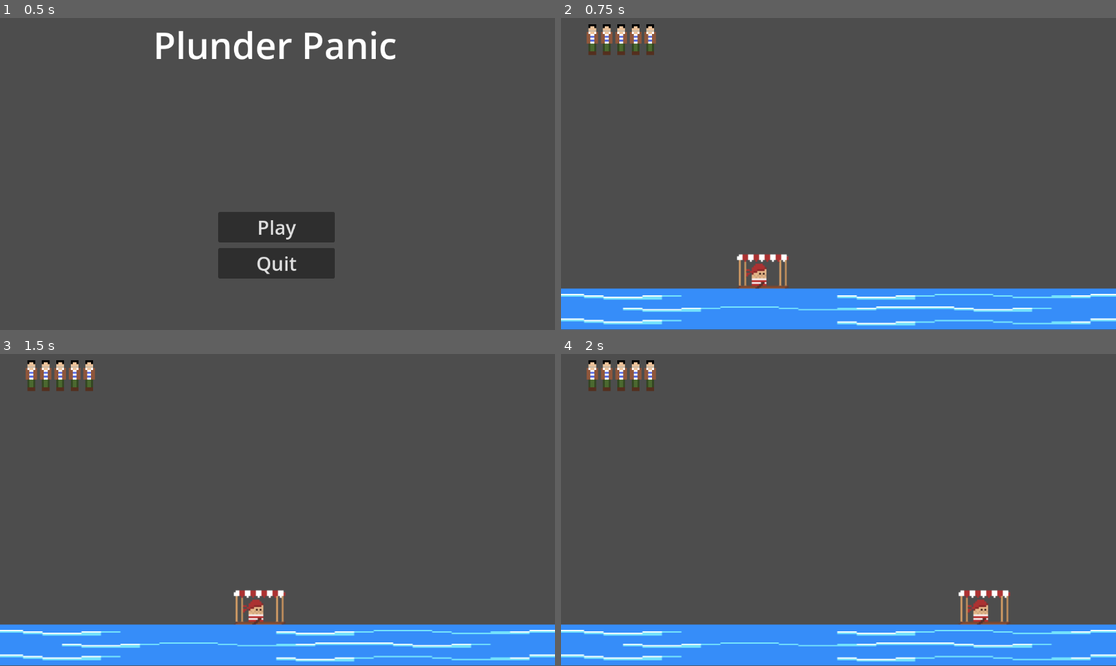
Above: before the commit, frames 1-4 (two rows, left to right).
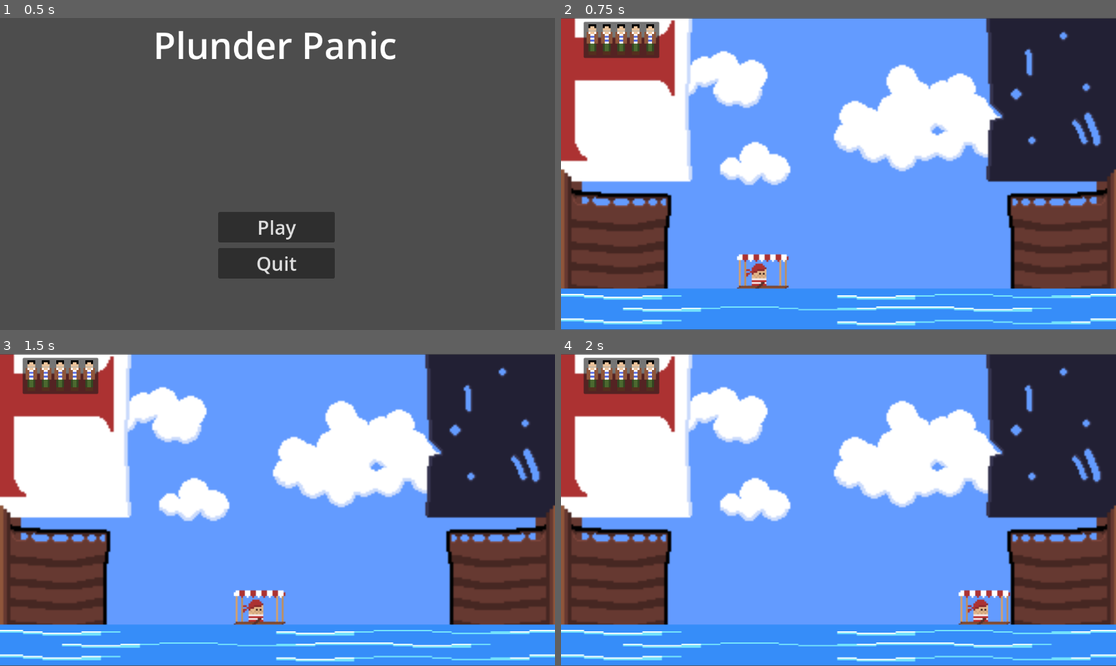
Above: after the commit, the same moments.

Repository: Snowb0lt/Plunder-Panic
Game: Godot game, scene res://main_menu.tscn
Two runs of this game, one before a commit and one after it. Both use one fixed random seed, a clock stepped at 60 frames per second and the inputs below.
Inputs:
- Up to frame 1 (0.5 s): no input
- Up to frame 2 (0.75 s): click "Play" at 0.5 s
- Up to frame 3 (1.5 s): tap Enter at 1.25 s; hold D (moveRight) from 1.28 s (still down)
- Up to frame 4 (2 s): keep holding D (moveRight); tap Shift (Accel) at 1.52 s

Frame 1 is identical in both runs. In frame 2, 85% of the frame differs, in the area x 0-100%, y 0-87%; in frame 3, 85%; in frame 4, 85%.

Commit message:
Allowed to toggle music

Diff:
--- a/Game.tscn
+++ b/Game.tscn
@@ -1,8 +1,9 @@
-[gd_scene load_steps=17 format=3 uid="uid://on88s5s78yx3"]
+[gd_scene load_steps=18 format=3 uid="uid://on88s5s78yx3"]
 
 [ext_resource type="Script" path="res://Scripts/GameManager.gd" id="1_75dx8"]
 [ext_resource type="PackedScene" uid="uid://dmngx160pmrk8" path="res://Player.tscn" id="1_elwaj"]
 [ext_resource type="Texture2D" uid="uid://b8f3ouc6ifpmw" path="res://Assets/water_texture__8_bit__by_trarian_dezbqgu.png" id="2_7fln5"]
+[ext_resource type="Texture2D" uid="uid://gbh6gc8aj4h4" path="res://Assets/Background.png" id="2_chkg2"]
 [ext_resource type="Script" path="res://Scripts/Water.gd" id="3_qtoy8"]
 [ext_resource type="PackedScene" uid="uid://cn2svdl6q647v" path="res://crew_sprite.tscn" id="5_l8cp4"]
 [ext_resource type="Script" path="res://Scripts/SpawnerManager.gd" id="5_vwgxj"]
@@ -30,6 +31,12 @@
 [node name="Game" type="Node2D"]
 script = ExtResource("1_75dx8")
 
+[node name="Background" type="Sprite2D" parent="."]
+visibility_layer = 2
+position = Vector2(577.607, 321.75)
+scale = Vector2(3.63371, 3.55833)
+texture = ExtResource("2_chkg2")
+
 [node name="Player" parent="." instance=ExtResource("1_elwaj")]
 position = Vector2(365, 450)
 
@@ -83,13 +90,19 @@
 
 [node name="GameOverUI" type="Node2D" parent="UI"]
 visible = false
-position = Vector2(501, 72)
+position = Vector2(468, 72)
+
+[node name="Panel" type="Panel" parent="UI/GameOverUI"]
+offset_left = -265.0
+offset_top = 1.0
+offset_right = 464.0
+offset_bottom = 410.0
 
 [node name="Game Over" type="Label" parent="UI/GameOverUI"]
-offset_left = -99.0
-offset_top = -13.0
-offset_right = 116.0
-offset_bottom = 60.0
+offset_left = -20.0
+offset_top = 4.0
+offset_right = 195.0
+offset_bottom = 59.0
 theme_override_font_sizes/font_size = 40
 text = "Game Over"
 horizontal_alignment = 1
@@ -100,33 +113,40 @@
 offset_top = 81.0
 offset_right = 440.0
 offset_bottom = 310.0
-theme_override_font_sizes/font_size = 40
+theme_override_font_sizes/font_size = 35
 text = "Total Score in Loot:
 Total Chests Plundered:
 Members of the Nobility Kidnapped:
 Supplies Transfered:"
+horizontal_alignment = 1
 vertical_alignment = 1
 
 [node name="Restart" type="Button" parent="UI/GameOverUI"]
-offset_left = -185.0
-offset_top = 332.0
-offset_right = -7.0
-offset_bottom = 376.0
+offset_left = -143.0
+offset_top = 331.0
+offset_right = 35.0
+offset_bottom = 378.0
 theme_override_font_sizes/font_size = 28
 text = "Restart"
 
 [node name="Menu" type="Button" parent="UI/GameOverUI"]
-offset_left = 104.0
-offset_top = 332.0
-offset_right = 282.0
-offset_bottom = 376.0
+offset_left = 146.0
+offset_top = 331.0
+offset_right = 324.0
+offset_bottom = 378.0
 theme_override_font_sizes/font_size = 28
 text = "Menu"
+
+[node name="Panel" type="Panel" parent="UI"]
+offset_left = 47.0
+offset_top = 8.0
+offset_right = 204.0
+offset_bottom = 83.0
 
 [node name="Crew Container" type="HBoxContainer" parent="UI"]
 offset_left = 51.0
 offset_top = 13.0
-offset_right = 285.0
+offset_right = 206.0
 offset_bottom = 81.0
 theme_override_constants/separation = 30
 
--- a/Scripts/GameManager.gd
+++ b/Scripts/GameManager.gd
@@ -13,7 +13,8 @@
 
 # Called every frame. 'delta' is the elapsed time since the previous frame.
 func _process(delta):
-	pass
+	if(Input.is_action_just_pressed("muteMusic")) :
+		muteMusic()
 
 func updateScore():
 	scoreLabel.text = "Score: " + str(score)
@@ -77,3 +78,12 @@
 
 func _on_menu_pressed():
 	get_tree().change_scene_to_file("res://main_menu.tscn")
+
+@onready var gameMusic = get_node("Sounds/BackgroundMusic")
+@onready var isMusicPlaying = true
+func muteMusic():
+	isMusicPlaying = !isMusicPlaying
+	if (!isMusicPlaying):
+		gameMusic.stop()
+	else:
+		gameMusic.play()
--- a/project.godot
+++ b/project.godot
@@ -37,3 +37,8 @@
 "events": [Object(InputEventKey,"resource_local_to_scene":false,"resource_name":"","device":0,"window_id":0,"alt_presse …(181 unchanged characters)…
 ]
 }
+muteMusic={
+"deadzone": 0.5,
+"events": [Object(InputEventKey,"resource_local_to_scene":false,"resource_name":"","device":-1,"window_id":0,"alt_pressed":false,"shift_pressed":false,"ctrl_pressed":false,"meta_pressed":false,"pressed":false,"keycode":0,"physical_keycode":77,"key_label":0,"unicode":109,"echo":false,"script":null)
+]
+}
Binary file added: Assets/Background.png
Not shown, added: Assets/Background.png.import
